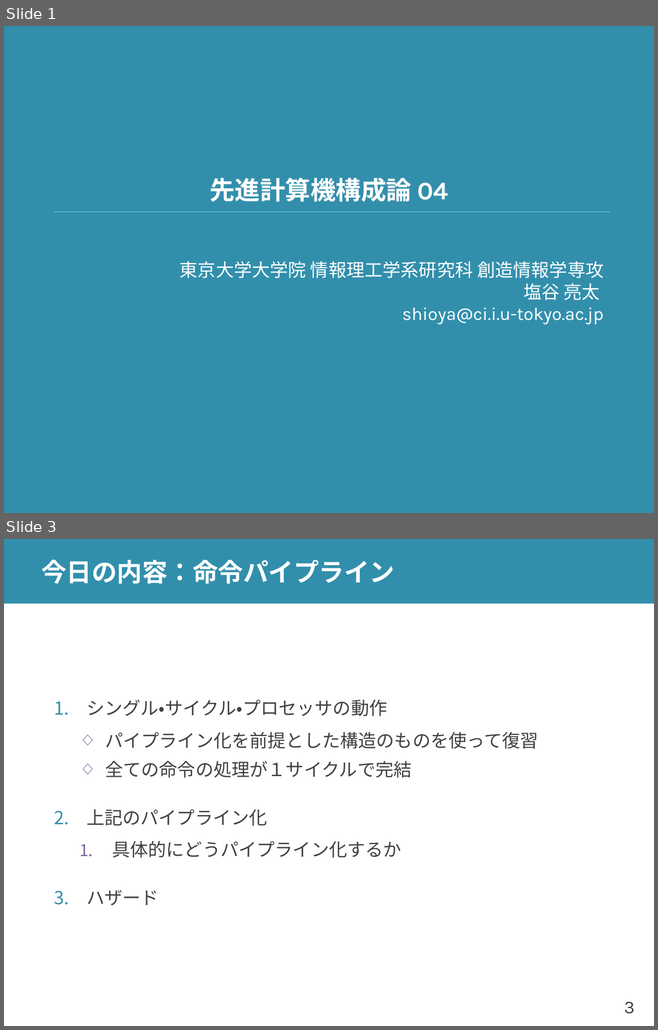
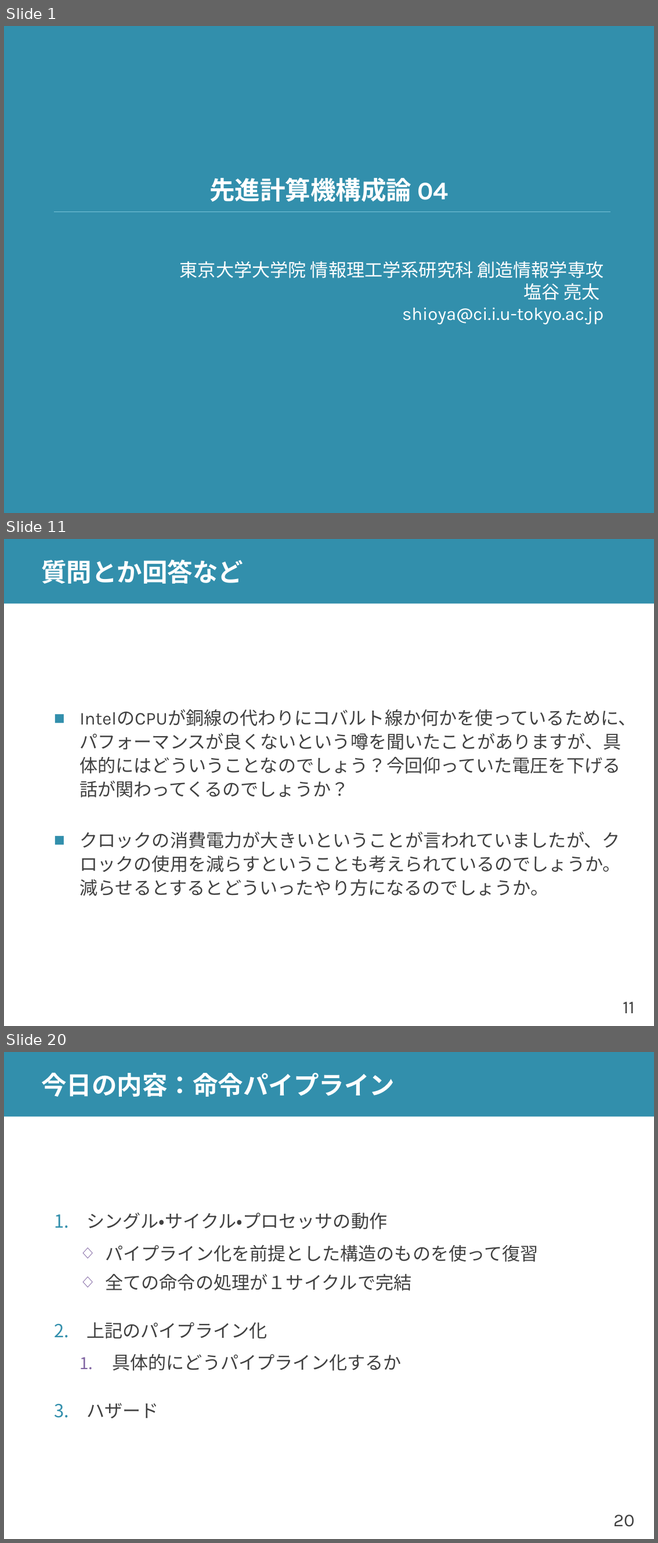
Before and after one commit to shioyadan/advanced-computer-organization, a slide deck: aco-shioya-04.pptx. Shown one above the other, each under a label of ours: slides 1 and 3 before the commit, slides 1, 11 and 20 after it; the slides between them are not shown. The pictures are 658x1030 and 658x1543 pixels, drawn with LibreOffice and Linux fonts; fonts in the diff are those of the drawing. Boxes give left, top, right and bottom in pixels: in the first picture for what was removed or moved away, otherwise in the second. Text is boxed around its words. In the diff, an @@ line names an element or a change of style, - is before the commit and + after.

```diff
--- a/aco-shioya-04.pptx
+++ b/aco-shioya-04.pptx
@@ slide 11 added at (x1=4, y1=539, x2=654, y2=1026), background #FFFFFF; not listed: 2 template elements that a slide beside it also shows @@
@@ title added at (x1=41, y1=559, x2=243, y2=584), 28 pt, text #FFFFFF, bold @@
+質問とか回答など
@@ text added at (x1=79, y1=710, x2=636, y2=896), 20 pt, text #404040 @@
+■ IntelのCPUが銅線の代わりにコバルト線か何かを使っているために、パフォーマンスが良くないという噂を聞いたことがありますが、具体的にはどういうことなのでしょう？今回仰っていた電圧を下げる話が関わってくるのでしょうか？
+■ クロックの消費電力が大きいということが言われていましたが、クロックの使用を減らすということも考えられているのでしょうか。減らせるとするとどういったやり方になるのでしょうか。
@@ what was slide 3 is now slide 20 @@
@@ page number at (x1=613, y1=1515, x2=634, y2=1527): text changed @@
-3
+20
```
Also in this commit, not shown: 4 slides changed, 19 other slides added, 1 other file.
